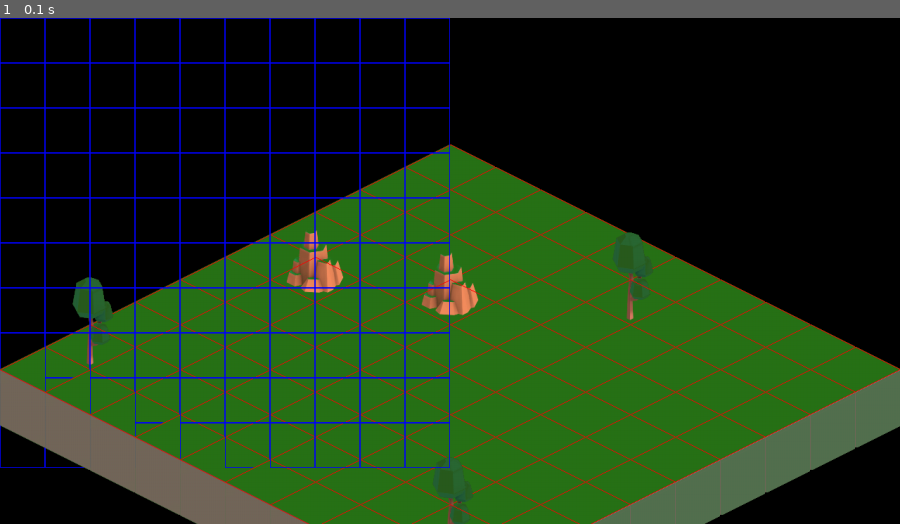
Above: before the commit, frame 1.
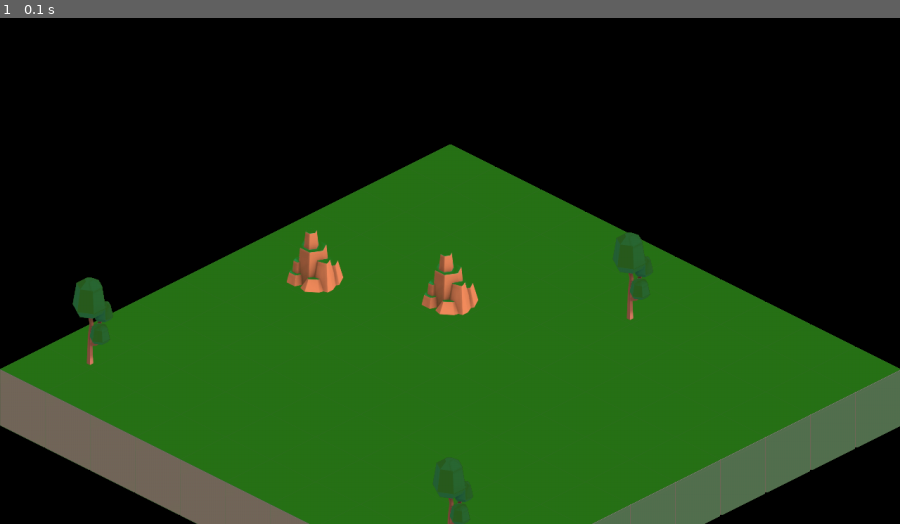
Above: after the commit, the same moment.

Repository: seffa1/pygame_city_builder
Game: pygame game, started from main.py
The game is run twice, just before and just after one commit, with the same random seed, the same clock (stepped at 60 frames per second) and the same inputs.
Inputs:
- Up to frame 1 (0.1 s): no input

The runs differ from the first frame. In frame 1, 6.9% of the frame differs, in the area x 0-100%, y 0-100%.

Commit message:
Made drawing the grass blocks a batch render using a pygame surface instead of doing it iteratively

Diff:
--- a/game/game.py
+++ b/game/game.py
@@ -4,7 +4,7 @@
 from .world import World
 from .settings import TILE_SIZE
 
-# LEFT OFF AT PART 2: 11:40
+# LEFT OFF AT PART 3
 # MAKE  SURE TO PUSH CHANGES!!!!!
 
 class Game:
@@ -37,30 +37,34 @@
 
     def draw(self):
         self.screen.fill((0, 0, 0))
+        self.screen.blit(self.world.grass_tiles, (0, 0))
+
         for x in range(self.world.grid_lenth_x):
             for y in range(self.world.grid_lenth_y):
-                sq = self.world.world[x][y]['cart_rect']
-                rect = pg.Rect(sq[0][0], sq[0][1], TILE_SIZE, TILE_SIZE)
-                pg.draw.rect(self.screen, (0, 0, 255), rect, 1)
+                # This draws the original cartesion grid
+                # sq = self.world.world[x][y]['cart_rect']
+                # rect = pg.Rect(sq[0][0], sq[0][1], TILE_SIZE, TILE_SIZE)
+                # pg.draw.rect(self.screen, (0, 0, 255), rect, 1)
 
                 # Gets the minx, miny for each polygon. This is the top left corner of the square around the polygon
                 render_pos = self.world.world[x][y]['render_pos']
 
-                # Draws the block image at the render position, with the needed offset
-                self.screen.blit(self.world.tiles['block'], (render_pos[0] + self.width/2, render_pos[1] + self.height/4))
+                # We are no longer drawing each grass block iteratively, instead we draw a surface shown before this nested loop
+                # self.screen.blit(self.world.tiles['block'], (render_pos[0] + self.width/2, render_pos[1] + self.height/4))
 
-                # Gets the tile (image) for the current tile and draws that image if its not blank over the block
+                # Gets the rock or tree image for the current tile and draws that image if its not blank over the block
                 tile = self.world.world[x][y]['tile']
                 if tile != '':
-                    # Offsets the images to draw the objects on top of the screen
+                    # Offsets the rock or tree image to draw the objects on top of the screen
                     self.screen.blit(self.world.tiles[tile],
                                     (render_pos[0] + self.width/2,
                                      render_pos[1] + self.height/4 - (self.world.tiles[tile].get_height() - TILE_SIZE)))
 
                 # Extracts polygon coords from world and offsets them to the middle of the screen and draws them
-                poly = self.world.world[x][y]['iso_poly']
-                poly = [(x + self.width/2, y + self.height/4) for x, y in poly]
-                pg.draw.polygon(self.screen, (255, 0, 0), poly, 1)
+                # Drawing an outline of the iso grid, no longer needed
+                # poly = self.world.world[x][y]['iso_poly']
+                # poly = [(x + self.width/2, y + self.height/4) for x, y in poly]
+                # pg.draw.polygon(self.screen, (255, 0, 0), poly, 1)
 
 
         pg.display.flip()
--- a/game/world.py
+++ b/game/world.py
@@ -10,8 +10,13 @@
         self.grid_lenth_y = grid_length_y
         self.width = width
         self.height = height
+
+        # Creates a surface to draw to the screen to avoid needing to iterate through each grass block tile
+        # Instead just draw this one surface which contains all the grass block tiles
+        self.grass_tiles = pg.Surface((width, height))
+        self.tiles = self.load_images()
         self.world = self.create_world()
-        self.tiles = self.load_images()
+
 
     def create_world(self):
         """Returns a 2D array of dictionaries representing each of the world's tiles.
@@ -23,6 +28,9 @@
             for grid_y in range(self.grid_lenth_y):
                 world_tile = self.grid_to_world(grid_x, grid_y)
                 world[grid_x].append(world_tile)
+
+                render_pos = world_tile['render_pos']
+                self.grass_tiles.blit(self.tiles['block'], (render_pos[0] + self.width/2, render_pos[1] + self.height/4))
 
         return world
 
@@ -55,8 +63,8 @@
             'grid': [grid_x, grid_y],
             'cart_rect': rect,
             'iso_poly': iso_poly,
-            'render_pos': [minx, miny],
-            'tile': tile
+            'render_pos': [minx, miny],  # top left
+            'tile': tile  # image
         }
 
         return out
